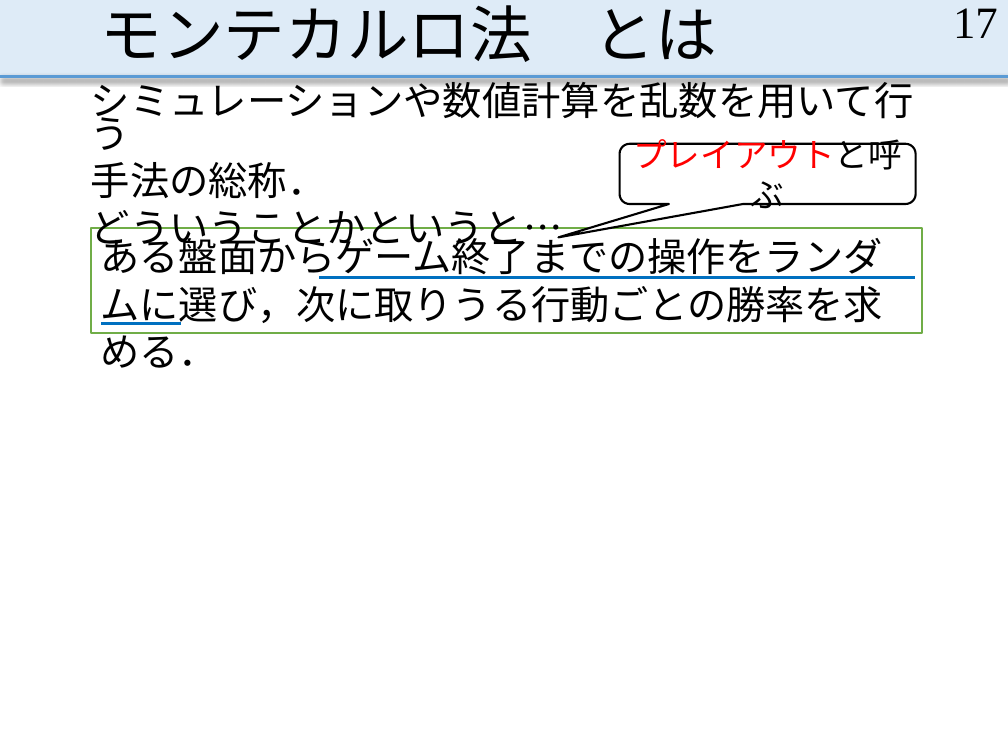
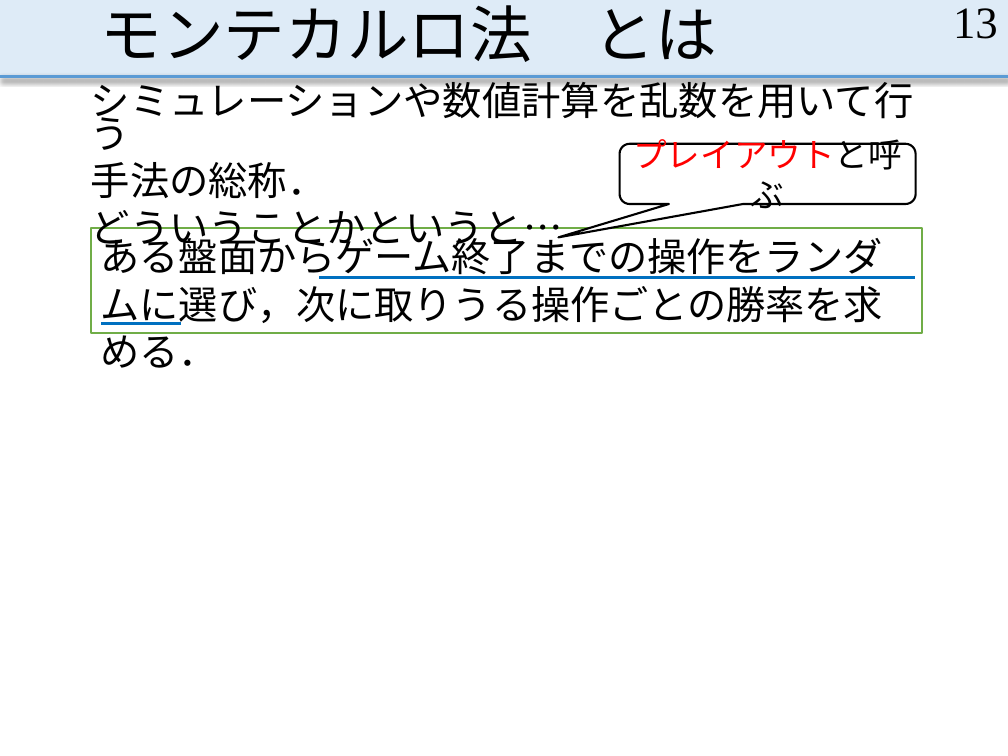
Before and after one commit to MasayaOda/SR, a slide deck: slide 13 of 190702oda.pptx (slide 17 before the commit). Drawn at 1008x756 pixels with LibreOffice and Linux fonts; fonts in the diff are those of the drawing. Boxes give left, top, right and bottom in pixels: in the first picture for what was removed or moved away, otherwise in the second. Text is boxed around its words. In the diff, an @@ line names an element or a change of style, - is before the commit and + after.

```diff
--- a/190702oda.pptx
+++ b/190702oda.pptx
@@ page number at (953, 8, 998, 39): text changed @@
-17
+13
@@ text in rectangle at (101, 231, 884, 325): text changed @@
-ある盤面からゲーム終了までの操作をランダムに選び，次に取りうる行動ごとの勝率を求める．
+ある盤面からゲーム終了までの操作をランダムに選び，次に取りうる操作ごとの勝率を求める．
```
Also in this commit, not shown: 16 other slides changed, 7 slides added, 18 slides removed.
